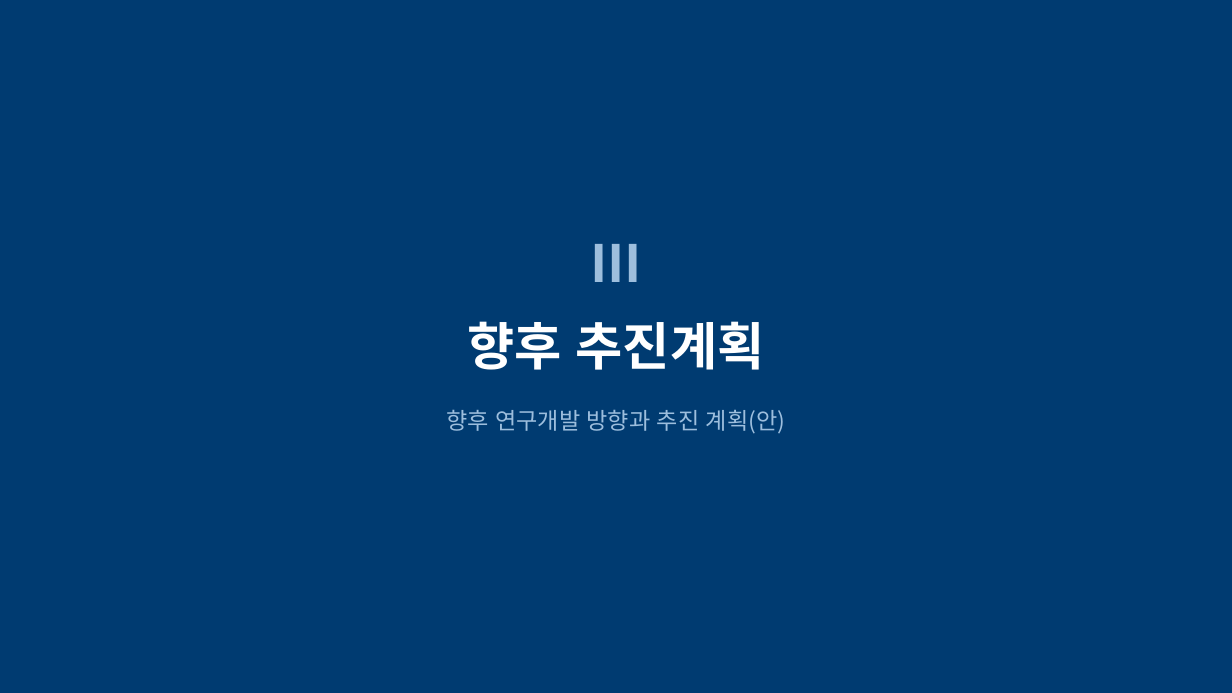
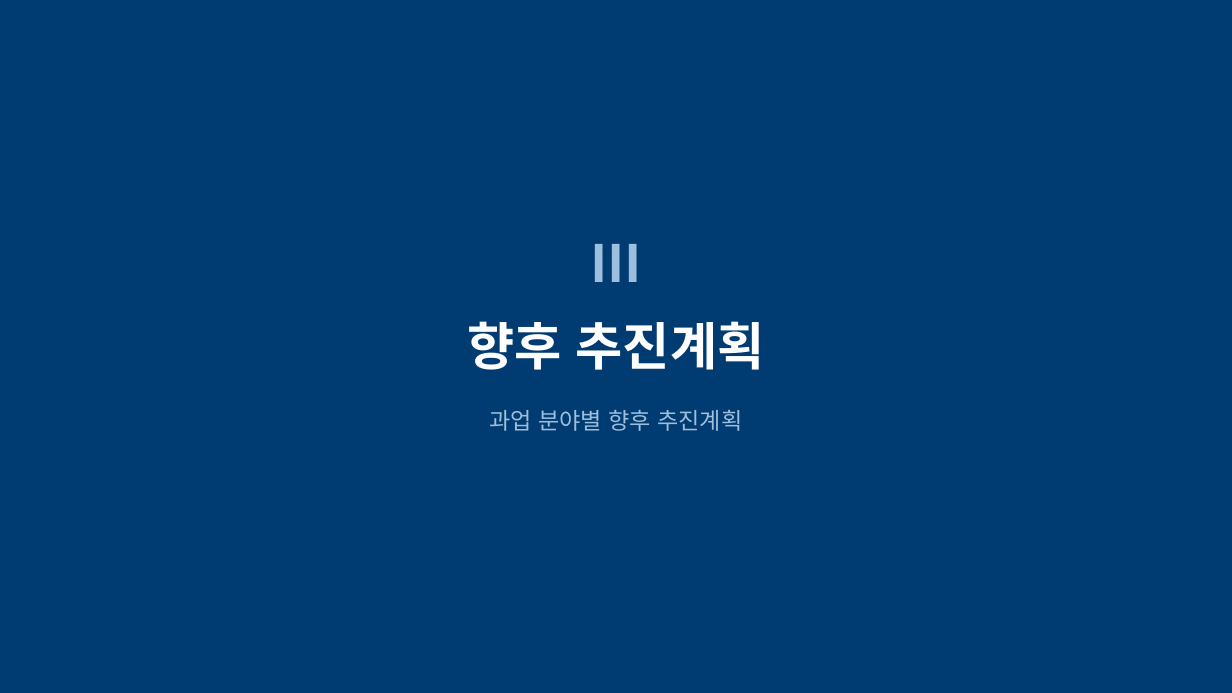
Before and after one commit to mkm1119/KGRAG-LLM, a slide deck: slide 33 of project_khnp/2026.12.09_최종보고회_발표자료_템플릿.pptx (slide 24 before the commit). Drawn at 1232x693 pixels with LibreOffice and Linux fonts; fonts in the diff are those of the drawing. Boxes give left, top, right and bottom in pixels: in the first picture for what was removed or moved away, otherwise in the second. Text is boxed around its words. In the diff, an @@ line names an element or a change of style, - is before the commit and + after.

```diff
--- a/project_khnp/2026.12.09_최종보고회_발표자료_템플릿.pptx
+++ b/project_khnp/2026.12.09_최종보고회_발표자료_템플릿.pptx
@@ text at <box>489,409,742,431</box>: text changed @@
-향후 연구개발 방향과 추진 계획(안)
+과업 분야별 향후 추진계획
```
Also in this commit, not shown: 18 other slides changed, 15 slides added, 3 slides removed, 1 other file.
